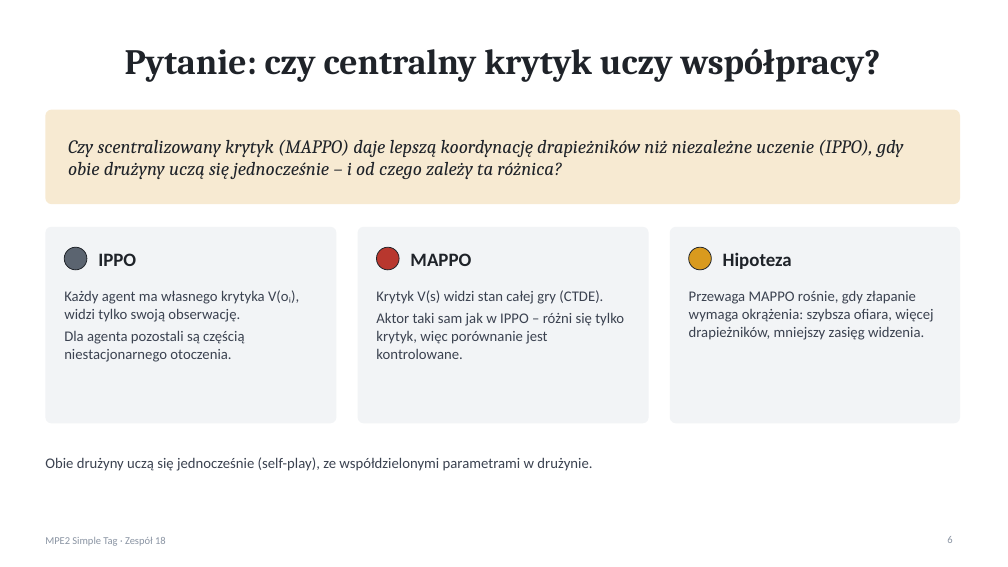
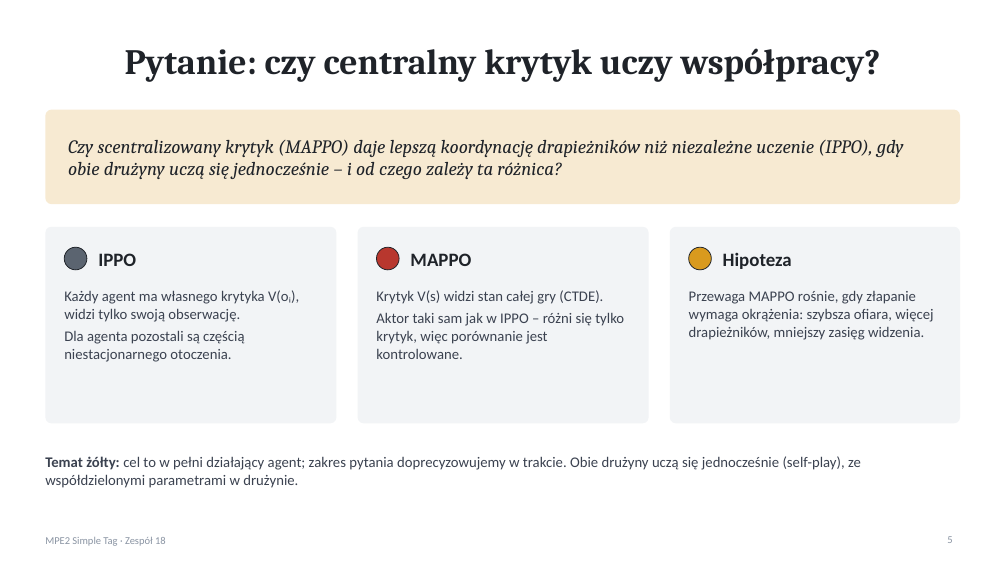
Before and after one commit to MykhailoShamrai/rl_simple_tag, a slide deck: slide 5 of presentation/prezentacja_1_simple_tag.pptx (slide 6 before the commit). Drawn at 1008x567 pixels with LibreOffice and Linux fonts; fonts in the diff are those of the drawing. Boxes give left, top, right and bottom in pixels: in the first picture for what was removed or moved away, otherwise in the second. Text is boxed around its words. In the diff, an @@ line names an element or a change of style, - is before the commit and + after.

Commit message:
fix

```diff
--- a/presentation/prezentacja_1_simple_tag.pptx
+++ b/presentation/prezentacja_1_simple_tag.pptx
@@ text at (x1=45, y1=456, x2=861, y2=488): text changed @@
-Obie drużyny uczą się jednocześnie (self-play), ze współdzielonymi parametrami w drużynie.
+Temat żółty: cel to w pełni działający agent; zakres pytania doprecyzowujemy w trakcie. Obie drużyny uczą się jednocześnie (self-play), ze współdzielonymi parametrami w drużynie.
```
Also in this commit, not shown: 1 other slide changed, 1 slide added, 2 slides removed.
